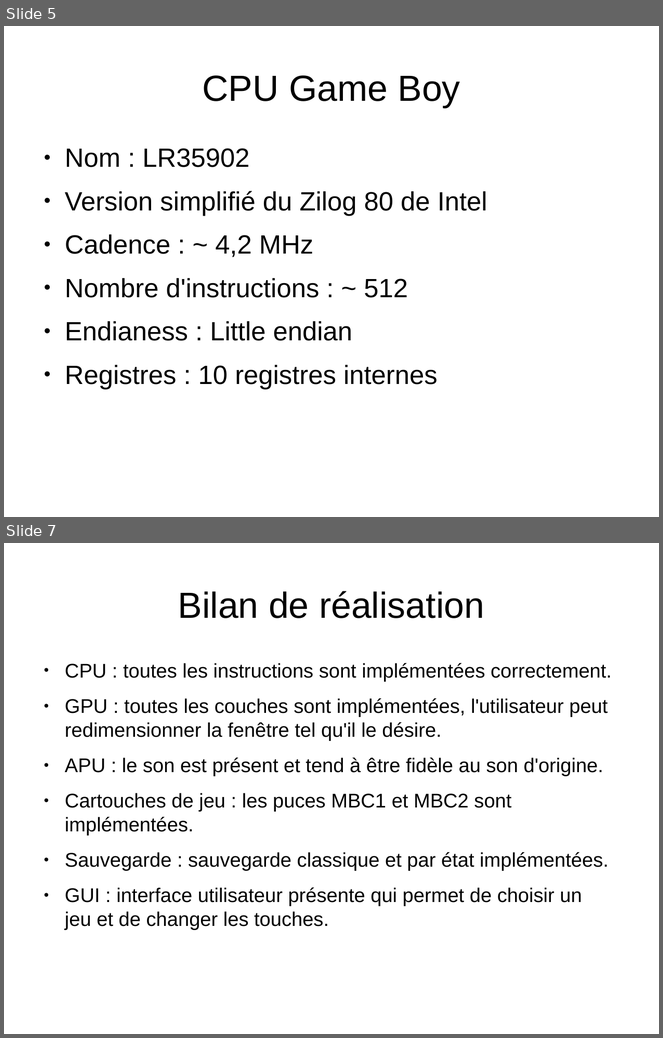
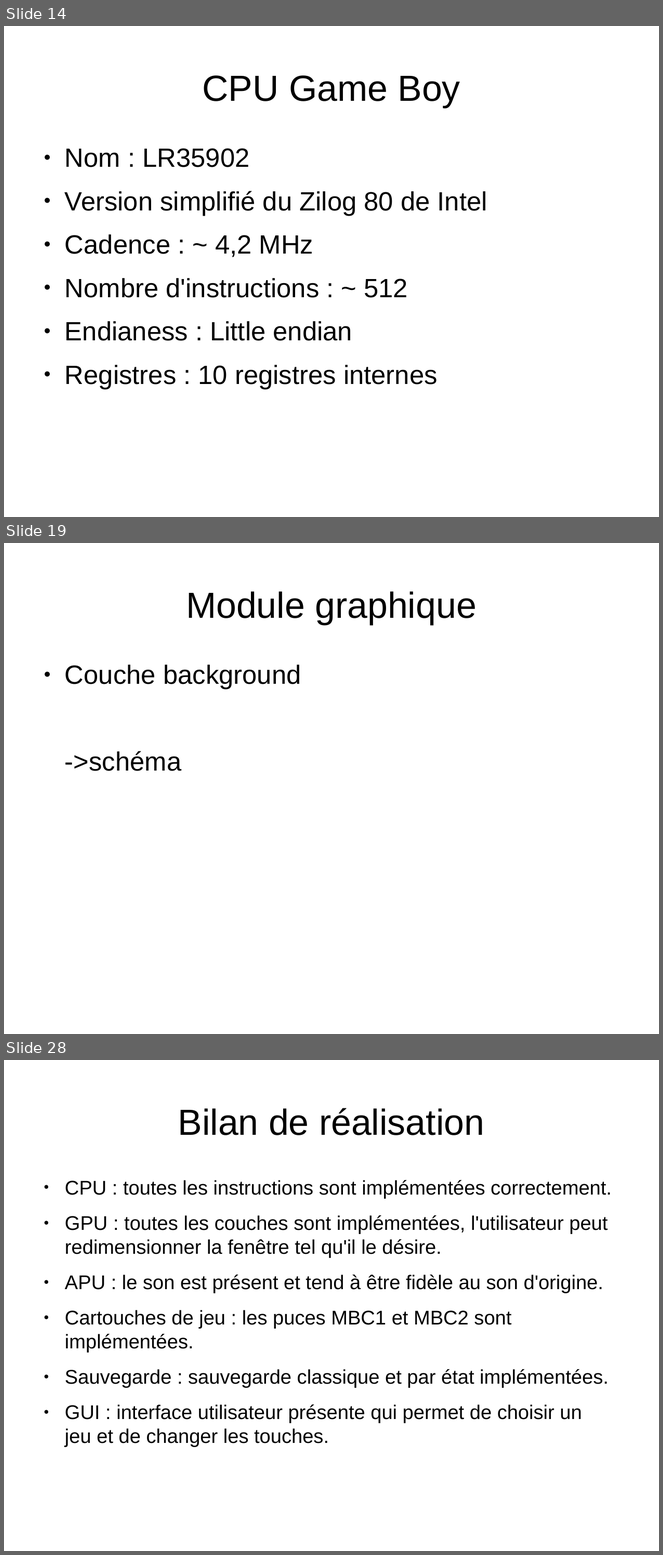
Before and after one commit to joakim-d/GroBoy, a slide deck: documents_TER/soutenance.odp. Shown one above the other, each under a label of ours: slides 5 and 7 before the commit, slides 14, 19 and 28 after it; the slides between them are not shown. The pictures are 663x1038 and 663x1555 pixels, drawn with LibreOffice and Linux fonts; fonts in the diff are those of the drawing. Boxes give left, top, right and bottom in pixels: in the first picture for what was removed or moved away, otherwise in the second. Text is boxed around its words. In the diff, an @@ line names an element or a change of style, - is before the commit and + after.

```diff
--- a/documents_TER/soutenance.odp
+++ b/documents_TER/soutenance.odp
@@ slide 19 added at [4,543,659,1034], background #FFFFFF @@
@@ title added at [186,591,477,625], 44 pt, text #000000 @@
+Module graphique
@@ text added at [65,665,301,771], 32 pt, text #000000 @@
+● Couche background
+->schéma
@@ what was slide 5 is now slide 14 @@
@@ what was slide 7 is now slide 28 @@
```
Also in this commit, not shown: 2 slides changed, 23 other slides added.
